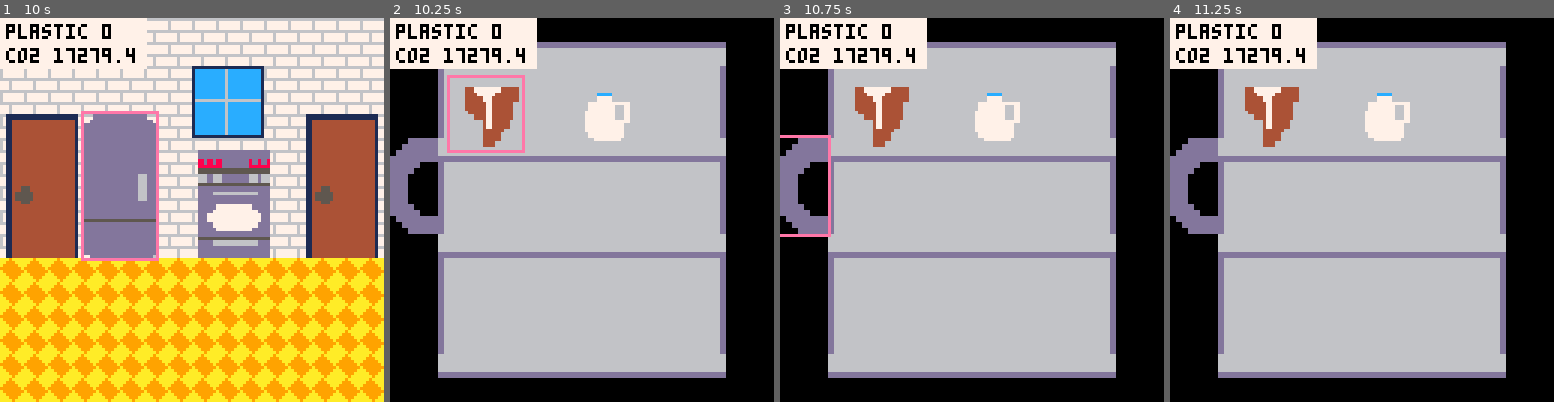
Above: before the commit, frames 1-4 (left to right).
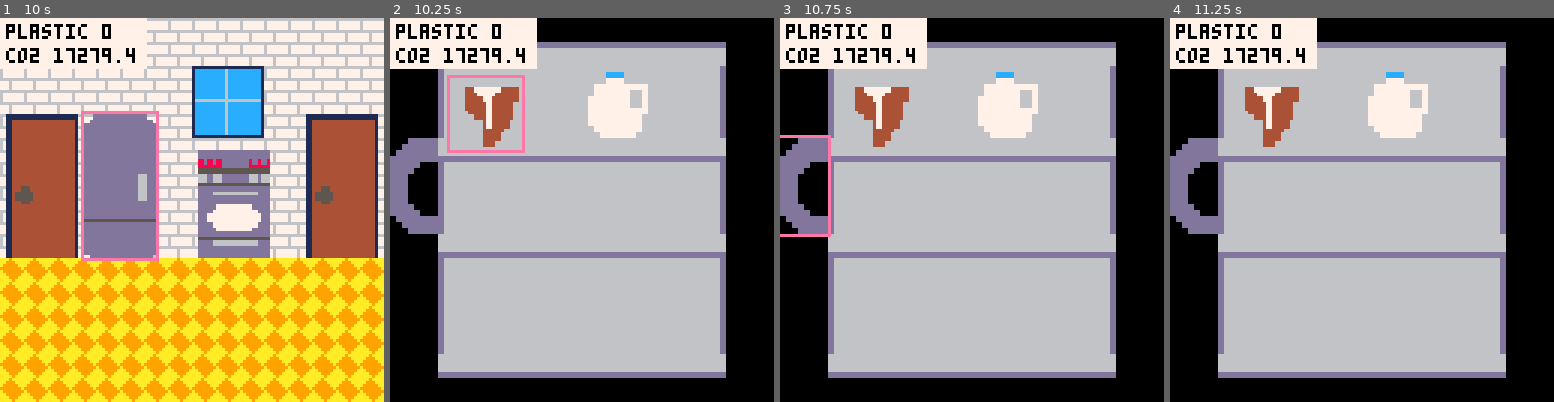
Above: after the commit, the same moments.

Repository: EmilyRagan/senior-project
Game: PICO-8 cartridge carts/home.p8
Same seed, same stepped clock (60 frames per second), same inputs: the game is played once before the commit and once after it.
Inputs:
- Up to frame 1 (10 s): tap O (Z key) at 0.33, 0.7, 1.43, 2.22, 3.1, 3.98, 4.87, 5.75, 6.63, 7.52, 8.4, 9.28 s; tap X (X key) at 1.07, 2.07, 2.4, 2.73, 3.07, 3.4, 3.73, 4.07, 4.4, 4.73, 5.07, 5.4, 5.73, 6.07, 6.4, 6.73, 7.07, 7.4, 7.73, 8.07, 8.4, 8.73, 9.07, 9.4, 9.73 s; hold Left 1.97-2.37 s; hold Down 2.42-2.82 s; hold Right 2.87-3.53 s; hold Up 3.58-4.08 s; hold Right 4.13-4.53 s; hold Down 4.58-5.08 s; hold Left 5.13-5.8 s; hold Up 5.85-6.18 s; hold Left 6.23-6.63 s; hold Down 6.68-7.08 s; hold Right 7.13-7.8 s; hold Up 7.85-8.35 s; hold Right 8.4-8.8 s; hold Down 8.85-9.35 s; hold Left from 9.4 s (still down)
- Up to frame 2 (10.25 s): release Left at 10.07 s; tap X (X key) at 10.07 s; hold Up from 10.12 s (still down); tap O (Z key) at 10.17 s
- Up to frame 3 (10.75 s): tap X (X key) at 10.4, 10.73 s; release Up at 10.45 s; hold Left from 10.5 s (still down)
- Up to frame 4 (11.25 s): release Left at 10.9 s; hold Down from 10.95 s (still down); tap O (Z key) at 11.05 s; tap X (X key) at 11.07 s

Frame 1 is identical in both runs. In frame 2, 1.3% of the frame differs, in the area x 50-68%, y 14-33%; in frame 3, 1.3%; in frame 4, 1.3%.

Commit message:
soy milk option

Diff:
--- a/carts/home.p8
+++ b/carts/home.p8
@@ -263,22 +263,22 @@
         sprite_width = 2,
         sprite_height = 2,
         x = 60,
-        y = 20,
-        multiplier = 1.5,
+        y = 12,
+        multiplier = 2,
         carbon = 2.8, -- kg CO2 per kg milk, needs convert to liquid, how much milk does the average american consume in a year?
         -- also plastic value?
-      }
-      -- {
-      --   -- soy milk
-      --   sprite_start = 110,
-      --   sprite_width = 2,
-      --   sprite_height = 2,
-      --   x = 60,
-      --   y = 20,
-      --   multiplier = 1.5
-      --   carbon = 1, -- kg CO2 per kg milk, needs convert to liquid, how much milk does the average american consume in a year?
-      --   -- plastic value?
-      -- }
+      },
+      {
+        -- soy milk
+        sprite_start = 98,
+        sprite_width = 2,
+        sprite_height = 2,
+        x = 60,
+        y = 12,
+        multiplier = 2,
+        carbon = 1, -- kg CO2 per kg milk, needs convert to liquid, how much milk does the average american consume in a year?
+        -- plastic value?
+      }
     }
   }
 }
@@ -689,17 +689,17 @@
 0000000000000000000000000000000000000000000000001444444444455441dddddddddddd66dddddddddddddddddd00777777777770000000000000000000
 0000000000000000000000000000000000000000000000001444444444555541dddddddddddd66ddddd6666666666ddd00776677777770000000000000000000
 0004477777744440000000000000000000000000000000001444444444555541dddddddddddd66dddddddddddddddddd00766677777770000000000000000000
-0004447777444440000000000000000000000000000000001444444444455441dddddddddddddddddddddddddddddddd0077777777777000000000ccc0000000
-0004444774444440000000000000000000000000000000001444444444444441dddddddddddddddddddd77777777dddd00007777777000000000007770000000
-0004444474444400000000000000000000000000000000001444444444444441ddddddddddddddddddd7777777777ddd00006666666000000000777777777000
-0004444474444400000000000000000000000000000000001444444444444441dddddddddddddddddd777777777777dd00067777777600000000777777007000
-00004444744444000000000000000000000000000000000014444444444444415555555555555555dd777777777777dd00677777777760000007777777007000
-0000044474444400000000000000000000000000000000001444444444444441ddddddddddddddddddd7777777777ddd00677777777760000007777777007000
-0000000474444000000000000000000000000000000000001444444444444441dddddddddddddddddddd77777777dddd00667777777660000007777777777000
-0000000474444000000000000000000000000000000000001444444444444441dddddddddddddddddddddddddddddddd00066666666600000007777777770000
-0000000444440000000000000000000000000000000000001444444444444441dddddddddddddddd555555555555555500006666666000000007777777770000
-0000000444400000000000000000000000000000000000001444444444444441ddddddddddddddddddd6666666666ddd00000777770000000000777777770000
-0000000444400000000000000000000000000000000000001444444444444441dddddddddddddddddddddddddddddddd00000777770000000000077777700000
+0004447777444440000000ccc000000000000000000000001444444444455441dddddddddddddddddddddddddddddddd0077777777777000000000ccc0000000
+0004444774444440000000777000000000000000000000001444444444444441dddddddddddddddddddd77777777dddd00007777777000000000007770000000
+0004444474444400000077777777700000000000000000001444444444444441ddddddddddddddddddd7777777777ddd00006666666000000000777777777000
+0004444474444400000077777700700000000000000000001444444444444441dddddddddddddddddd777777777777dd00067777777600000000777777007000
+00004444744444000007777777007000000000000000000014444444444444415555555555555555dd777777777777dd00677777777760000007777777007000
+0000044474444400000111711101710000000000000000001444444444444441ddddddddddddddddddd7777777777ddd00677777777760000007777777007000
+0000000474444000000177717171710000000000000000001444444444444441dddddddddddddddddddd77777777dddd00667777777660000007777777777000
+0000000474444000000111717171110000000000000000001444444444444441dddddddddddddddddddddddddddddddd00066666666600000007777777770000
+0000000444440000000771717177100000000000000000001444444444444441dddddddddddddddd555555555555555500006666666000000007777777770000
+0000000444400000000111711177100000000000000000001444444444444441ddddddddddddddddddd6666666666ddd00000777770000000000777777770000
+0000000444400000000007777770000000000000000000001444444444444441dddddddddddddddddddddddddddddddd00000777770000000000077777700000
 0000000444000000000000000000000000000000000000001444444444444441dddddddddddddddddddddddddddddddd00077777777700000000000000000000
 00000000000000000000000000000000000000000000000014444444444444410dddddddddddddd0dddddddddddddddd00077777777700000000000000000000
 00000000000000000000000000000000000000000000000000000000000000000404040404040404040404040404040404040404040404040404040404040404
